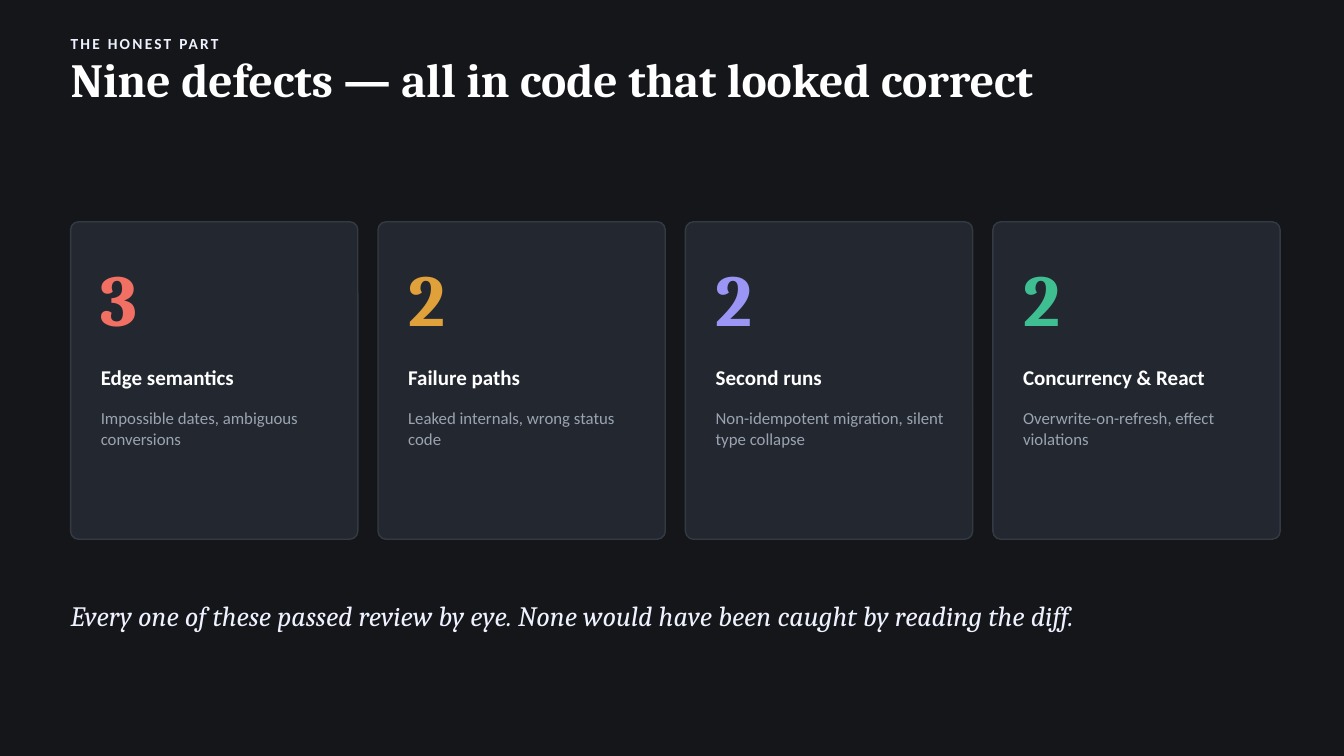
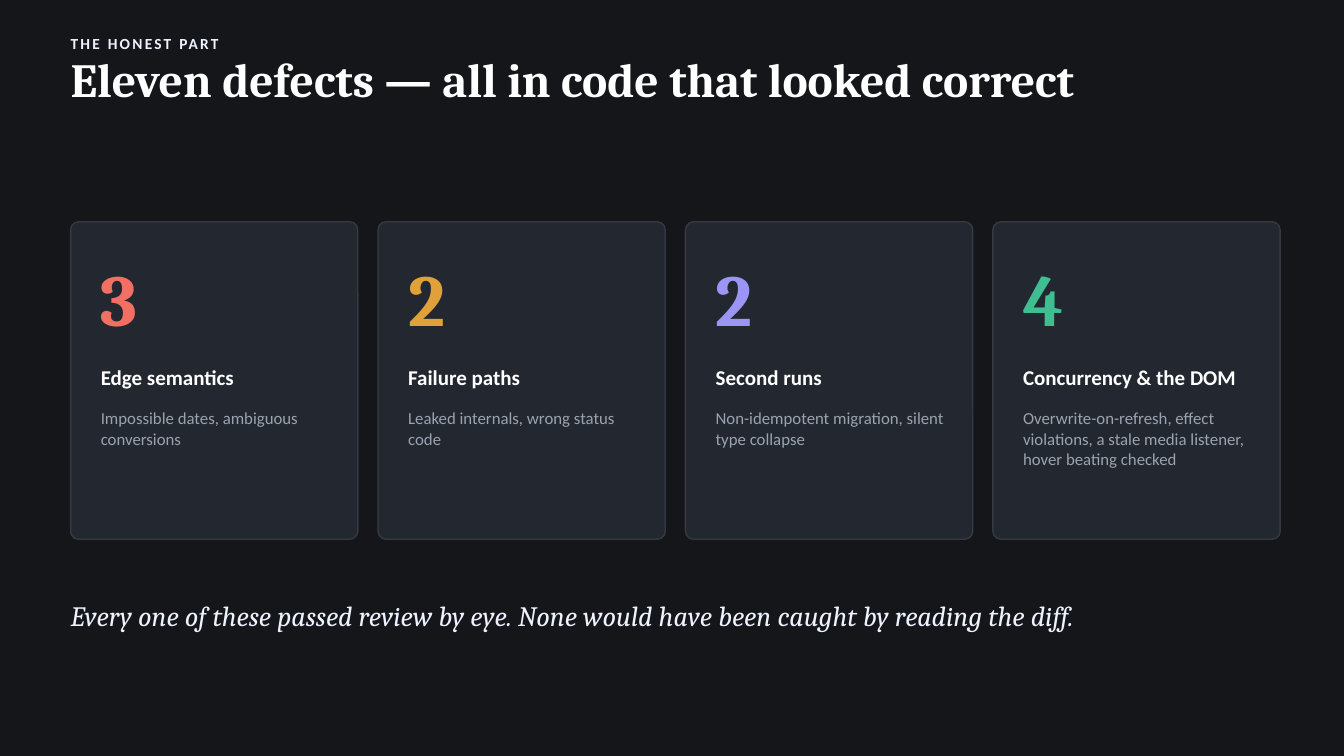
Before and after one commit to code-jhon/headless-cms-admin-panel, a slide deck: slide 6 of docs/AI_WORKFLOW_DECK.pptx. Drawn at 1344x756 pixels with LibreOffice and Linux fonts; fonts in the diff are those of the drawing. Boxes give left, top, right and bottom in pixels: in the first picture for what was removed or moved away, otherwise in the second. Text is boxed around its words. In the diff, an @@ line names an element or a change of style, - is before the commit and + after.

Commit message:
feat: implement light/dark theme toggle with persistence
- Added a three-state theme control (light, dark, system) in the sidebar footer.
- Introduced theme preference management using localStorage and matchMedia.
- Created a no-flash script to apply the theme before the first paint.
- Updated layout to include the theme toggle and suppress hydration warnings.
- Refactored button styles to accommodate theme changes.
- Enhanced testing coverage for theme preference logic and script functionality.
- Documented the theme implementation strategy and verification process.

```diff
--- a/docs/AI_WORKFLOW_DECK.pptx
+++ b/docs/AI_WORKFLOW_DECK.pptx
@@ text at [71,63,1074,98]: text changed @@
-Nine defects — all in code that looked correct
+Eleven defects — all in code that looked correct
@@ text at [1023,276,1063,326]: text changed @@
-2
+4
@@ text at [1023,370,1236,389]: text changed @@
-Concurrency & React
+Concurrency & the DOM
@@ text at [1023,412,1244,468]: text changed @@
-Overwrite-on-refresh, effect violations
+Overwrite-on-refresh, effect violations, a stale media listener, hover beating checked
```
Also in this commit, not shown: 2 other slides changed, 14 other files.
